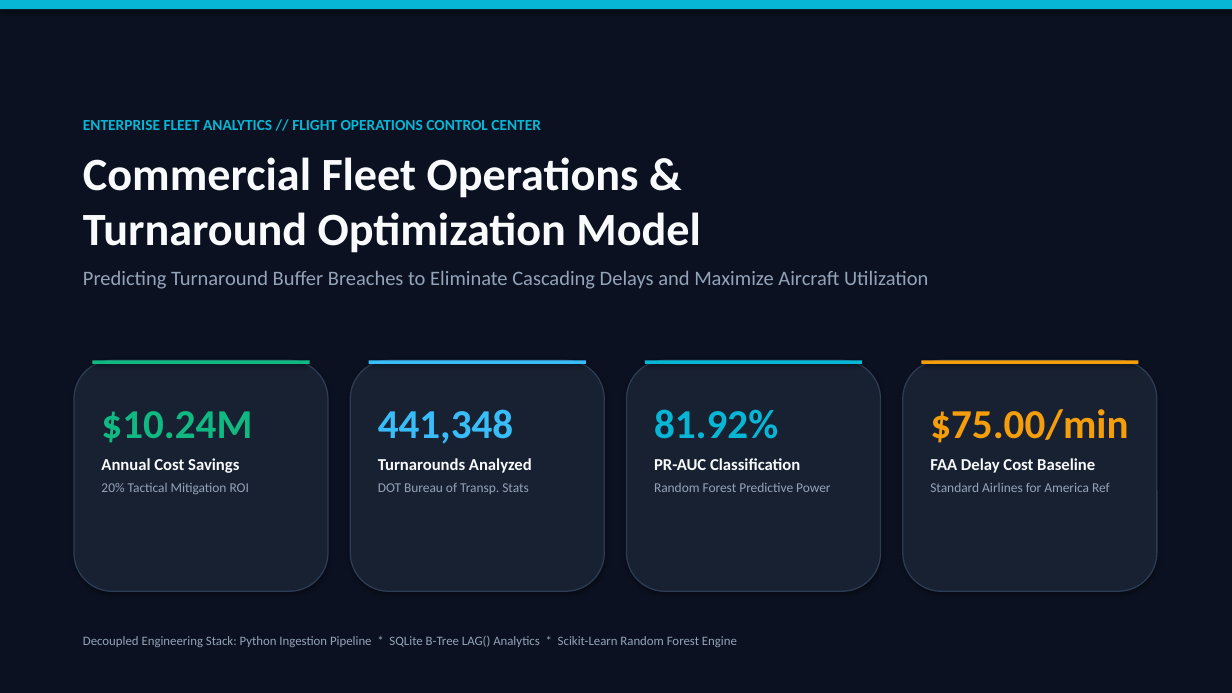
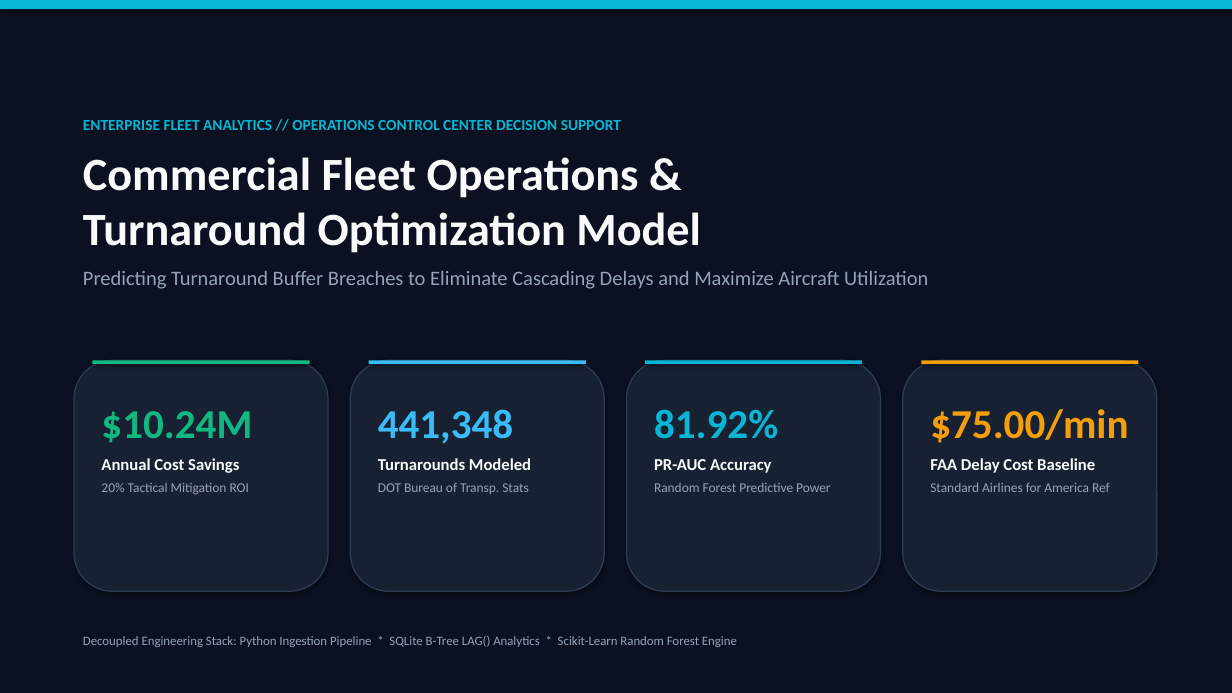
Before and after one commit to shreshth-nanda83/Turnaround-Optimization-Model, a slide deck: slide 1 of Workflow_Presentation.pptx. Drawn at 1232x693 pixels with LibreOffice and Linux fonts; fonts in the diff are those of the drawing. Boxes give left, top, right and bottom in pixels: in the first picture for what was removed or moved away, otherwise in the second. Text is boxed around its words. In the diff, an @@ line names an element or a change of style, - is before the commit and + after.

```diff
--- a/Workflow_Presentation.pptx
+++ b/Workflow_Presentation.pptx
@@ text at (x1=83, y1=120, x2=621, y2=130): text changed @@
-ENTERPRISE FLEET ANALYTICS // FLIGHT OPERATIONS CONTROL CENTER
+ENTERPRISE FLEET ANALYTICS // OPERATIONS CONTROL CENTER DECISION SUPPORT
@@ text at (x1=378, y1=458, x2=531, y2=470): text changed @@
-Turnarounds Analyzed
+Turnarounds Modeled
@@ text at (x1=654, y1=459, x2=772, y2=473): text changed @@
-PR-AUC Classification
+PR-AUC Accuracy
```
Also in this commit, not shown: 5 other slides changed, 2 slides removed, 2 other files.
